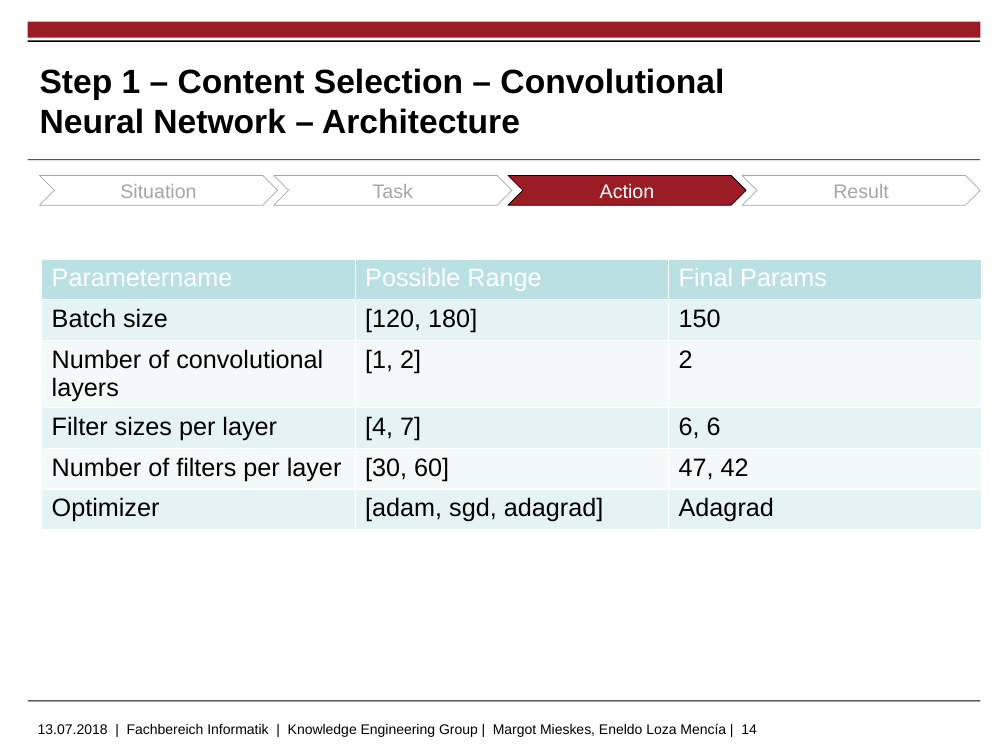
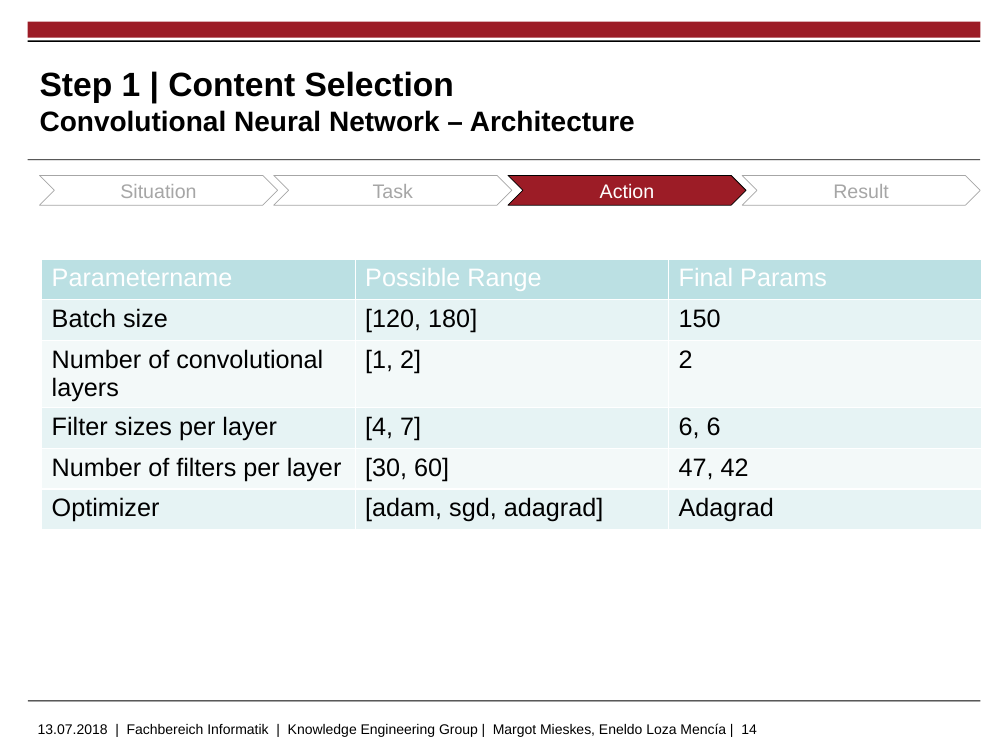
Before and after one commit to markushoehn/Auto_TextSum, a slide deck: slide 14 of presentation/20180713 Gruppe 5 - final.pptx. Drawn at 1008x756 pixels with LibreOffice and Linux fonts; fonts in the diff are those of the drawing; background and template pictures are left out. Boxes give left, top, right and bottom in pixels: in the first picture for what was removed or moved away, otherwise in the second. Text is boxed around its words. In the diff, an @@ line names an element or a change of style, - is before the commit and + after.

```diff
--- a/presentation/20180713 Gruppe 5 - final.pptx
+++ b/presentation/20180713 Gruppe 5 - final.pptx
@@ title at (x1=40, y1=71, x2=635, y2=132): text changed; size 24 to 20 pt @@
-Step 1 – Content Selection – Convolutional Neural Network – Architecture
+Step 1 | Content Selection
+Convolutional Neural Network – Architecture
```
Also in this commit, not shown: 25 other slides changed, 3 slides added, 15 other files.
